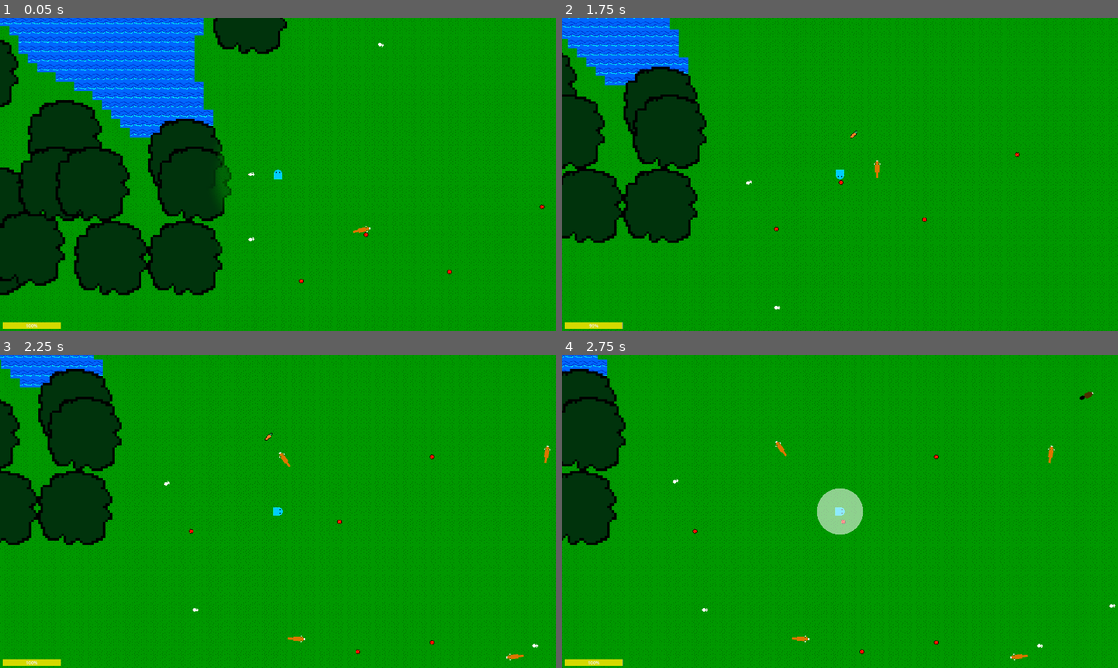
Above: before the commit, frames 1-4 (two rows, left to right).
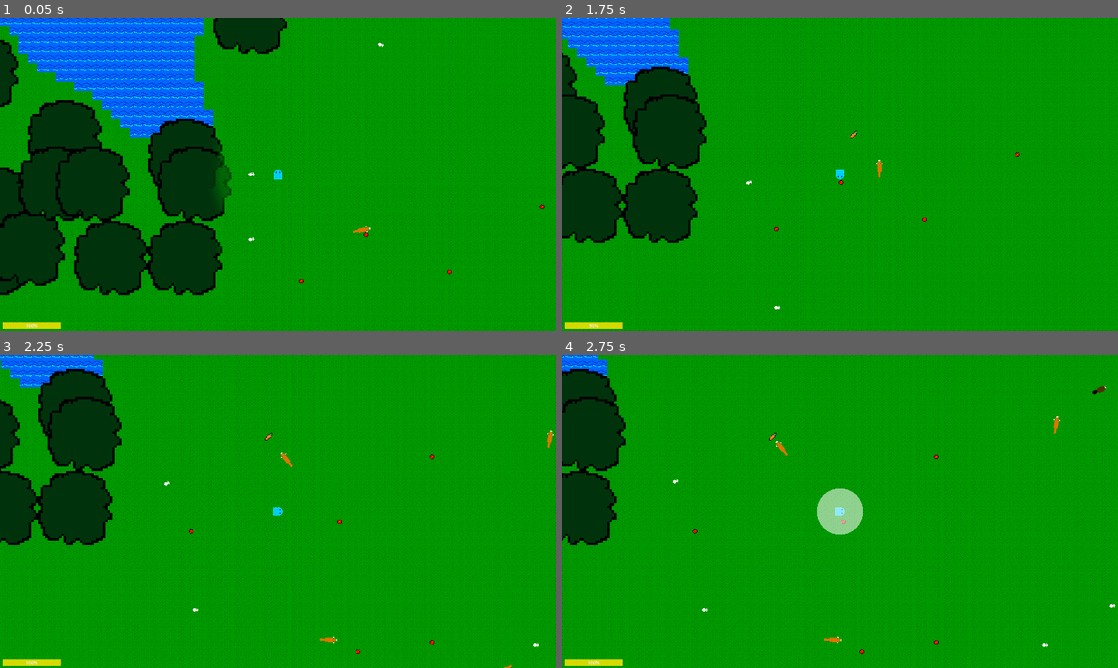
Above: after the commit, the same moments.

Repository: Kyhel/lost-in-pixels
Game: Godot game, scene res://scenes/game.tscn
Two runs of this game, one before a commit and one after it. Both use one fixed random seed, a clock stepped at 60 frames per second and the inputs below.
Inputs:
- Up to frame 1 (0.05 s): no input
- Up to frame 2 (1.75 s): hold Right (ui_right) 0.53-1.28 s; hold F (attack) 0.53-1.28 s; hold Down (ui_down) from 1.28 s (still down); tap Q (spawn_carrot) at 1.35 s
- Up to frame 3 (2.25 s): release Down (ui_down) at 2.03 s; hold Right (ui_right) from 2.03 s (still down); hold F (attack) from 2.03 s (still down)
- Up to frame 4 (2.75 s): keep holding Right (ui_right); keep holding F (attack)

Frame 1 is identical in both runs. In frame 2, less than 0.1% of the frame differs, in the area x 56-58%, y 45-52%; in frame 3, 0.3%; in frame 4, 0.3%, in the area x 19-100%, y 10-98%.

Commit message:
Better avoidance and wandering

Diff:
--- a/actors/movement/movement_strategy.gd
+++ b/actors/movement/movement_strategy.gd
@@ -187,15 +187,19 @@
 			continue
 		hit_dir = hit_dir.normalized()
 
-		var perp := Vector2(-hit_dir.y, hit_dir.x)
-		var side: float = sign(forward.cross(hit_dir))
-		if side == 0.0:
-			side = 1.0
+		var cross = forward.cross(hit_dir)
+
+		# Default chose right side, only pick left side if cross is sufficiently negative.
+		var side := 1.0
+		if cross < -0.035:
+			side = -1.0
 
 		var strength: float = clampf((avoid_distance - dist) / avoid_distance, 0.0, 1.0)
 		if strength <= 0.0:
 			continue
 
+		var perp := Vector2(-hit_dir.y, hit_dir.x)
+
 		total_force += (-perp * side) * strength * avoid_force
 
 	return total_force
--- a/ai/actions/wander_action.gd
+++ b/ai/actions/wander_action.gd
@@ -1,7 +1,7 @@
 class_name WanderAction
 extends BTNode
 
-@export var wander_radius: float = 100.0
+@export var wander_radius: float = 200.0
 
 var target_position
 
@@ -11,10 +11,10 @@
 
 		target_position = pick_wander_target(creature)
 
-		if not ChunkManager.is_area_walkable_for_creature(creature, target_position, creature.creature_data.size):
+		if not validate_target_position(creature, target_position):
 			# retry once
 			target_position = pick_wander_target(creature)
-			if not ChunkManager.is_area_walkable_for_creature(creature, target_position, creature.creature_data.size):
+			if not validate_target_position(creature, target_position):
 				# give up
 				target_position = null
 				return State.RUNNING
@@ -29,6 +29,10 @@
 
 	return State.RUNNING
 
+func validate_target_position(creature: Creature, _target_position: Vector2) -> bool:
+	return ChunkManager.is_area_walkable_for_creature(
+			creature, _target_position, creature.creature_data.hitbox_size
+		) and not ChunkManager.is_environment_blocking_creature(creature, _target_position)
 
 func pick_wander_target(creature: Creature) -> Vector2:
 
--- a/world/chunk_manager.gd
+++ b/world/chunk_manager.gd
@@ -151,6 +151,30 @@
 				return false
 	return true
 
+## Returns true if [creature] would collide with any environment collider when centered at [world_pos].
+func is_environment_blocking_creature(creature: Creature, world_pos: Vector2) -> bool:
+	if creature == null:
+		return false
+	var space: PhysicsDirectSpaceState2D = get_world_2d().direct_space_state
+	if space == null:
+		return false
+	if creature.collisionShape == null or creature.collisionShape.shape == null:
+		return false
+
+	var shape_node: CollisionShape2D = creature.collisionShape
+	var params := PhysicsShapeQueryParameters2D.new()
+	params.shape = shape_node.shape
+	params.collision_mask = Layers.ENVIRONMENT
+	params.collide_with_bodies = true
+	params.collide_with_areas = false
+
+	# Reuse the creature's collision shape and place it at the tested world position.
+	var base_xform: Transform2D = shape_node.global_transform
+	params.transform = Transform2D(base_xform.x, base_xform.y, world_pos)
+
+	var results: Array = space.intersect_shape(params, 1)
+	return not results.is_empty()
+
 func reveal_around_player(player_pos):
 
 	var tile_pos = Vector2i(
